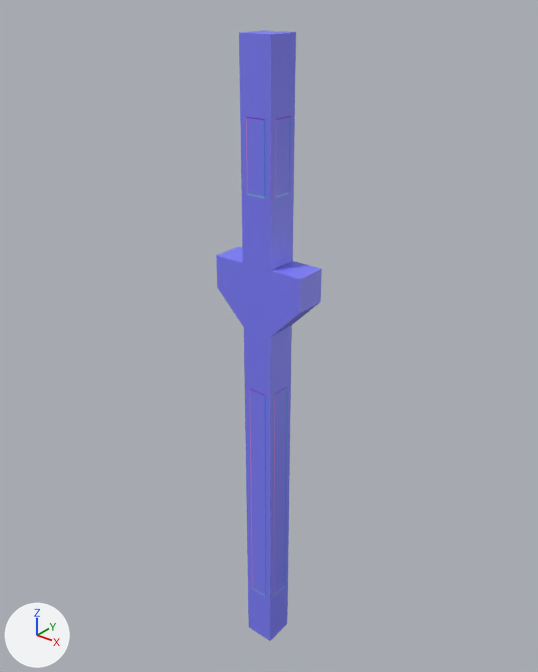
Two versions of the Blender file t/mjin2/Effects/l2_env_column.blend, one commit apart.
One viewpoint serves both versions: a camera (50 mm lens) standing at (6.21, -7.74, 10.64) and looking at (-0.19, 0.27, 5.68). The lights are fixed; the arrows at lower left show +X, +Y and +Z.
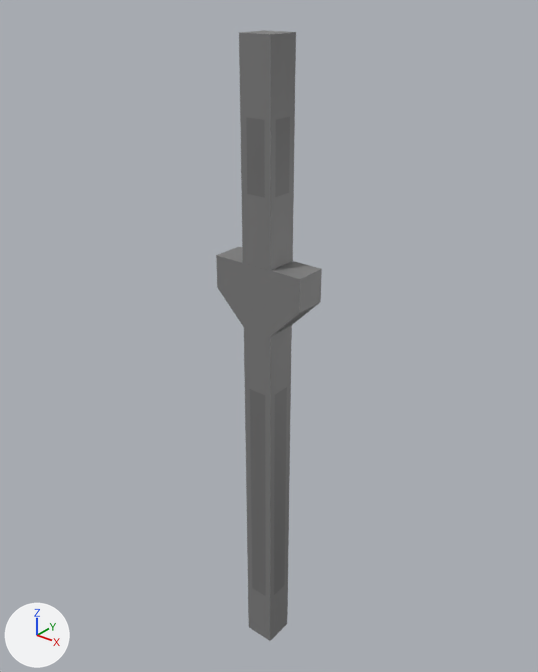
Boxes (x1, y1, x2, y2) around the edits, measured in the pictures (538 x 672 px):
'Plane.001', recoloured (blue to grey)
    both: (216, 30, 322, 641)

What the commit changed:
Picture 'HeightMap' (img_heightmap) is new.
Material 'HeightMap' (mat_heightmap) is new.
Its texture is img_heightmap.
me_plane_001 has 28 vertices, 28 faces and spans x -0.75..0.75, y -0.25..0.25, z 0.0..10.0.
me_plane_001 no longer uses material mat_normalmap (picture img_normalmap).
me_plane_001 now uses material mat_heightmap (picture img_heightmap).
